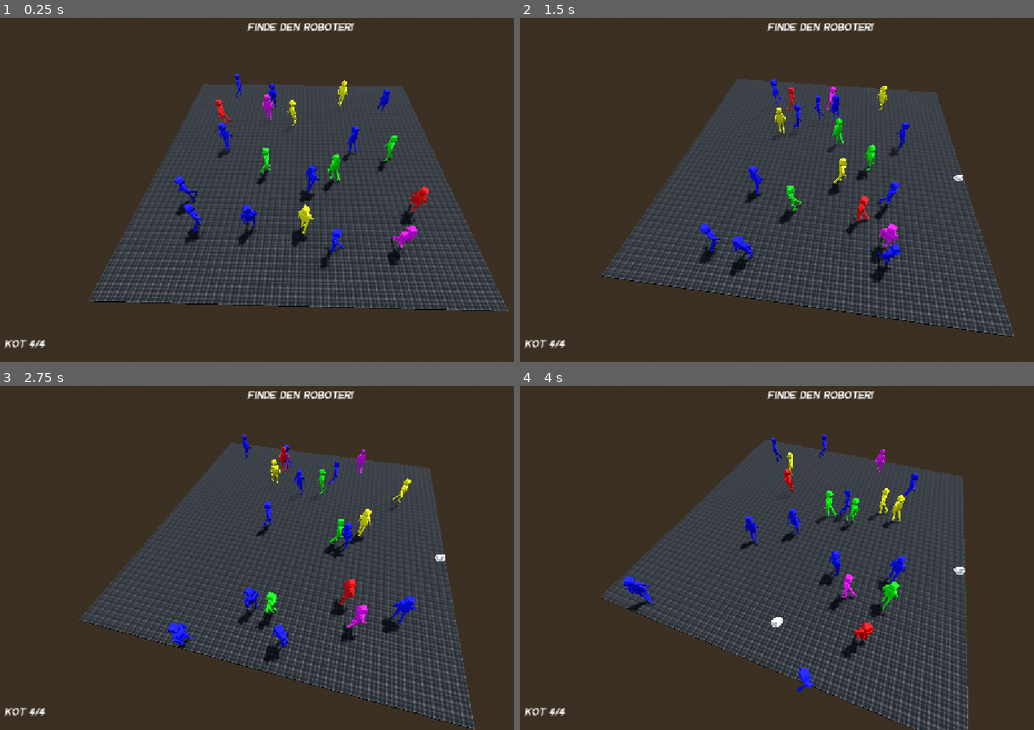
Above: before the commit, frames 1-4 (two rows, left to right).
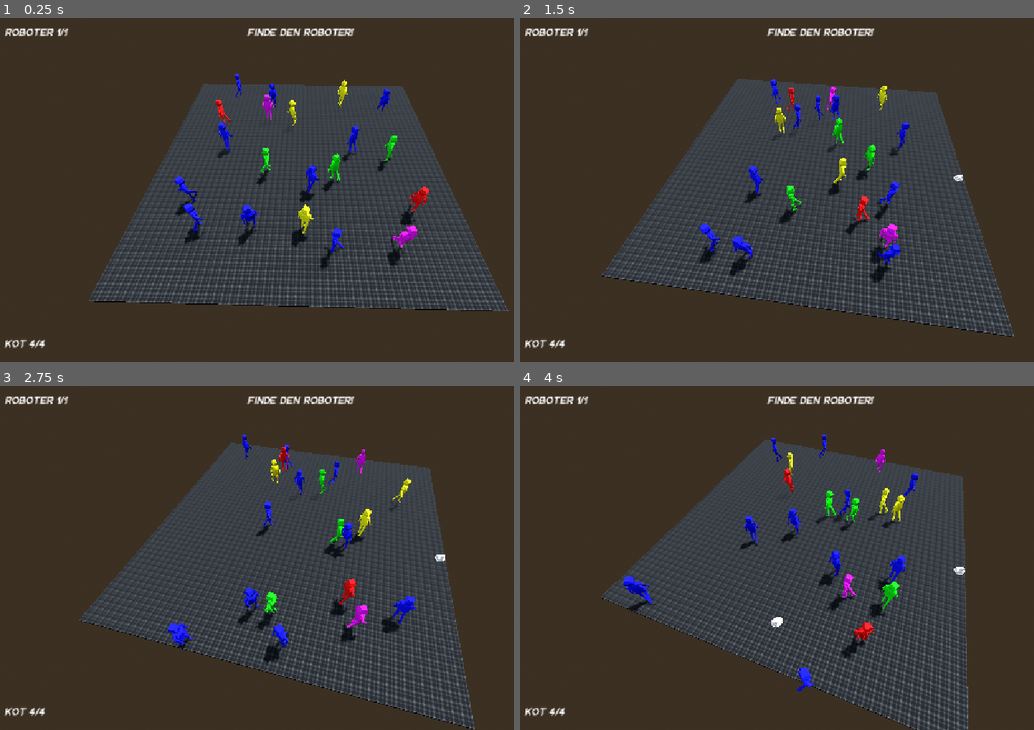
Above: after the commit, the same moments.

Repository: Argonbart/UberwachungsRame
Game: Godot game, scene res://scenes/playground.tscn
Two runs of this game, one before a commit and one after it. Both use one fixed random seed, a clock stepped at 60 frames per second and the inputs below.
Inputs (mouse positions are in pixels of both pictures, inside the frame that each line leads up to):
- Up to frame 1 (0.25 s): no input
- Up to frame 2 (1.5 s): tap Enter at 0.5 s; move the mouse to (956, 169) at 0.52 s; hold D (move_right) 0.53-1.28 s; hold Shift (sprint) 0.53-1.28 s; click (956, 169) at 0.67 s; move the mouse to (694, 203) at 1.27 s; hold S (move_backward) from 1.28 s (still down); tap Shift (sprint) at 1.35 s
- Up to frame 3 (2.75 s): move the mouse to (359, 478) at 2.02 s; release S (move_backward) at 2.03 s; hold D (move_right) from 2.03 s (still down); hold Shift (sprint) from 2.03 s (still down)
- Up to frame 4 (4 s): move the mouse to (787, 626) at 2.77 s; release D (move_right) at 2.78 s; release Shift (sprint) at 2.78 s; hold W (move_forward) 2.78-3.53 s; tap Shift (sprint) at 2.85 s; click (787, 626) at 2.92 s; move the mouse to (1003, 609) at 3.52 s; hold A (move_left) from 3.53 s (still down); hold Shift (sprint) from 3.53 s (still down)

The runs differ from the first frame. In frame 1, 0.8% of the frame differs, in the area x 0-70%, y 1-6%; in frame 2, 0.8%; in frame 3, 0.8%; in frame 4, 0.8%.

Commit message:
Add RoboterCounter

Diff:
--- a/playground/scenes/ui.tscn
+++ b/playground/scenes/ui.tscn
@@ -22,13 +22,19 @@
 
 [node name="MarginContainer" type="MarginContainer" parent="Vbox"]
 layout_mode = 2
-theme_override_constants/margin_top = 10
+theme_override_constants/margin_left = 25
+theme_override_constants/margin_top = 20
+theme_override_constants/margin_right = 25
 
 [node name="RichTextLabel" type="RichTextLabel" parent="Vbox/MarginContainer"]
 layout_mode = 2
 text = "Finde den Roboter!"
 fit_content = true
 horizontal_alignment = 1
+
+[node name="RoboterCounter" type="RichTextLabel" parent="Vbox/MarginContainer"]
+layout_mode = 2
+text = "Roboter 1/1"
 
 [node name="MarginContainer" type="MarginContainer" parent="."]
 layout_mode = 1
@@ -40,7 +46,7 @@
 grow_vertical = 0
 theme_override_constants/margin_left = 25
 
-[node name="RichTextLabel" type="RichTextLabel" parent="MarginContainer"]
+[node name="KotCounter" type="RichTextLabel" parent="MarginContainer"]
 layout_mode = 2
 text = "Kot 4/4"
 fit_content = true
